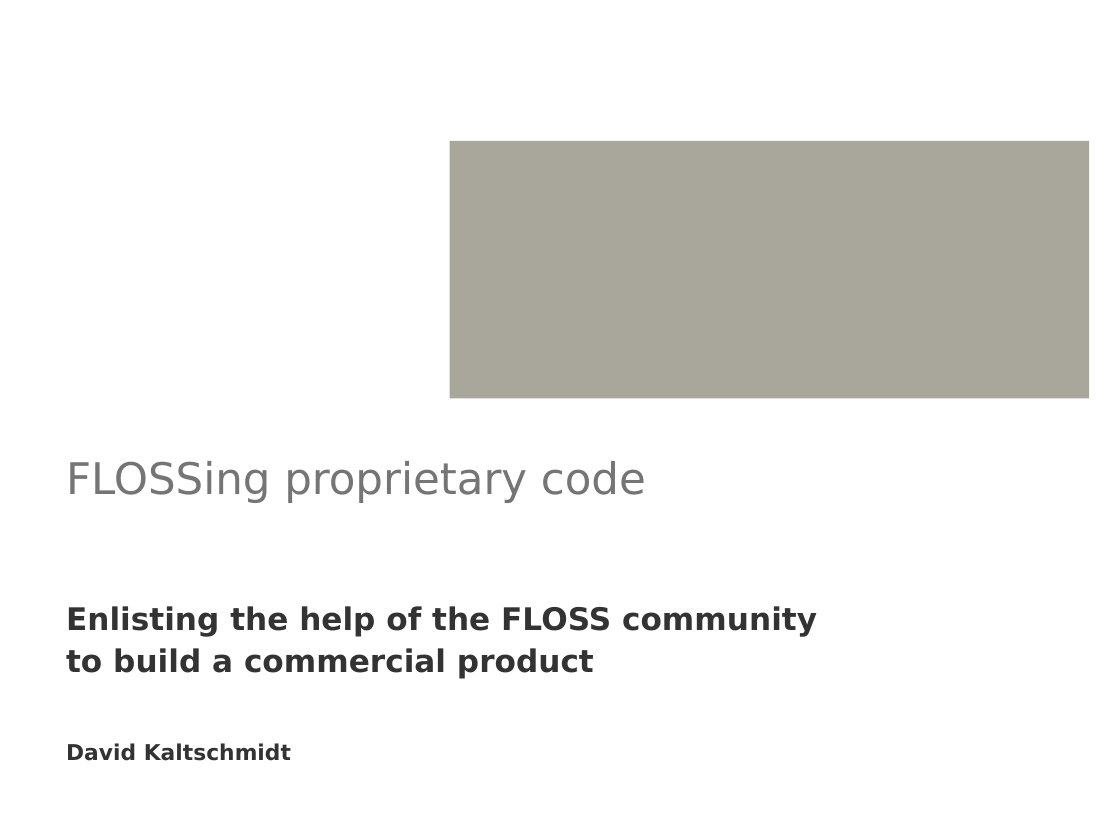
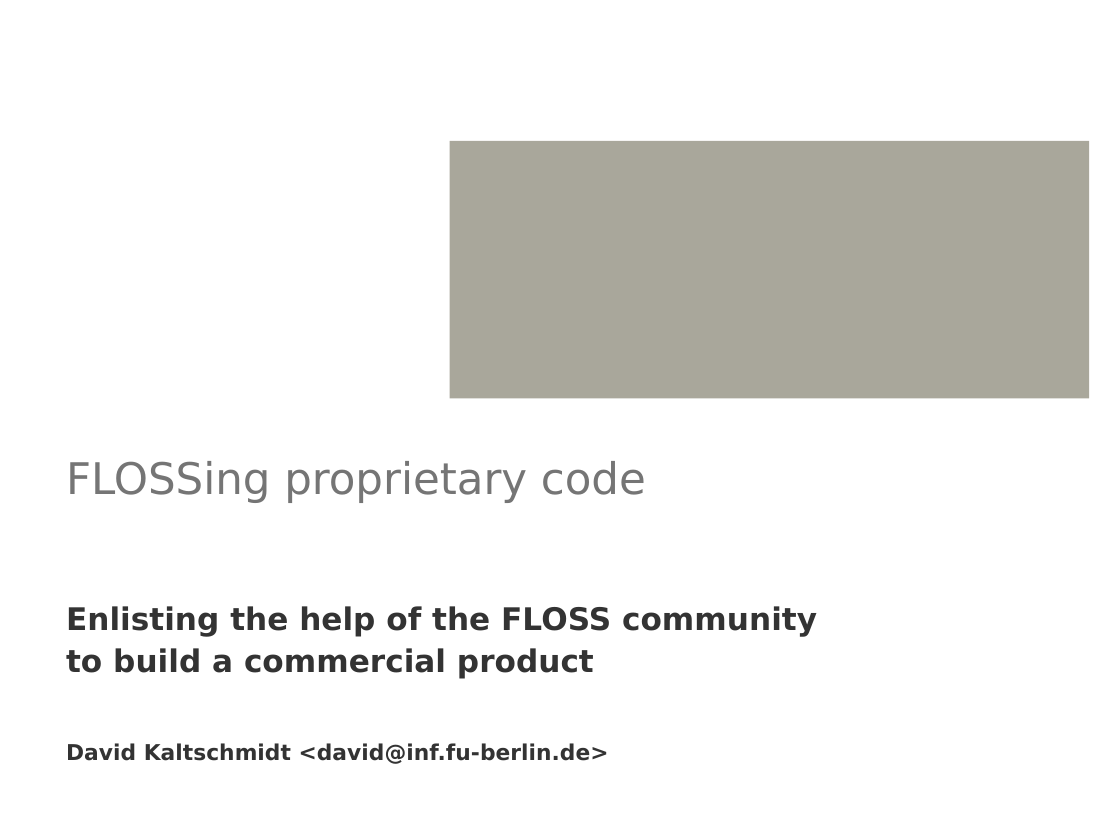
Before and after one commit to davkal/flossing-proprietary-code-talk, a slide deck: slide 1 of bse_david_kaltschmidt_flossing.pptx. Drawn at 1120x840 pixels with LibreOffice and Linux fonts; fonts in the diff are those of the drawing; background and template pictures are left out. Boxes give left, top, right and bottom in pixels: in the first picture for what was removed or moved away, otherwise in the second. Text is boxed around its words. In the diff, an @@ line names an element or a change of style, - is before the commit and + after.

```diff
--- a/bse_david_kaltschmidt_flossing.pptx
+++ b/bse_david_kaltschmidt_flossing.pptx
@@ subtitle at (x1=66, y1=743, x2=609, y2=764): text changed @@
-David Kaltschmidt
+David Kaltschmidt <david@inf.fu-berlin.de>
```
Also in this commit, not shown: 7 other slides changed, 1 other file.
